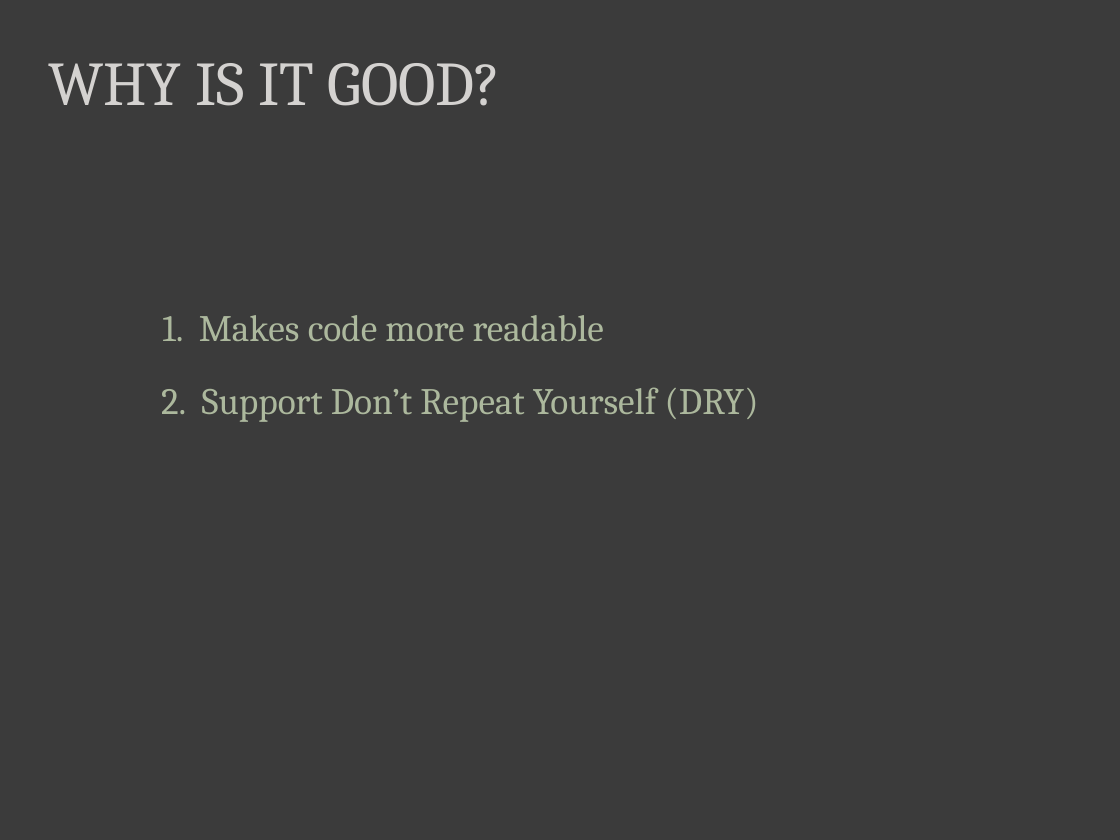
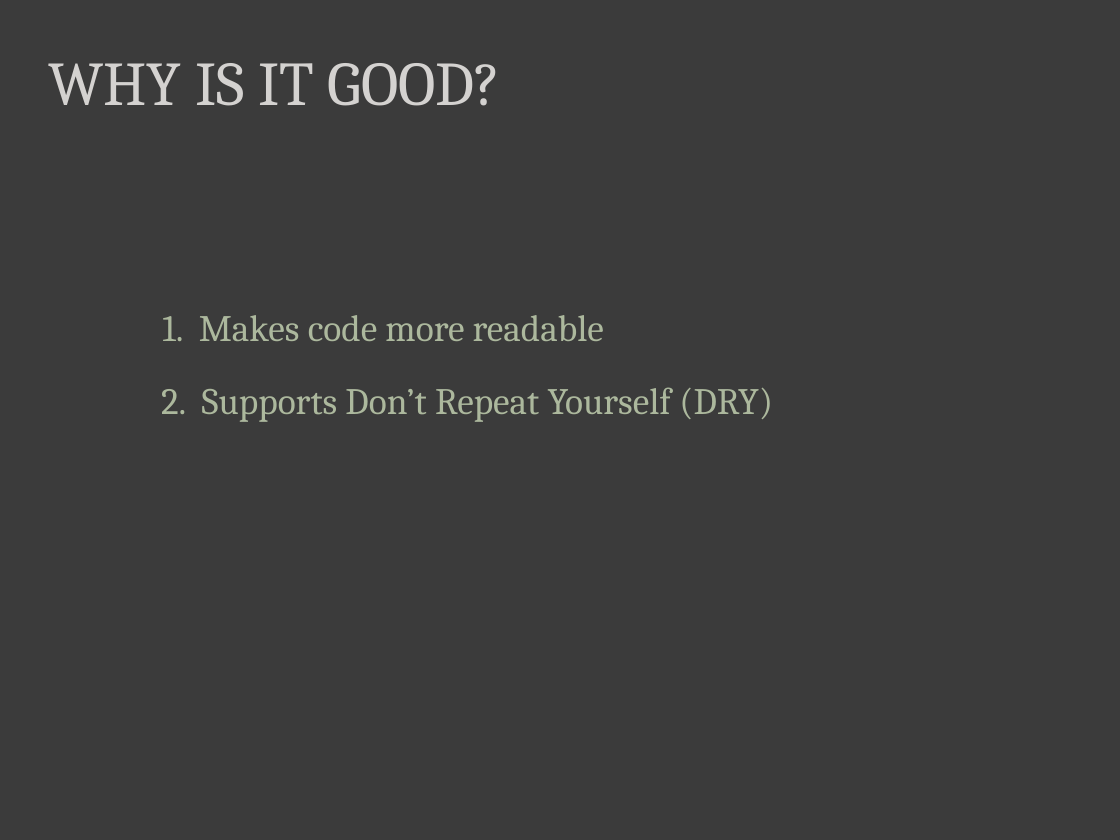
Before and after one commit to dmohl/FSharpPresentationExamples, a slide deck: slide 15 of 5 Best Practices for F# Development.pptx. Drawn at 1120x840 pixels with LibreOffice and Linux fonts; fonts in the diff are those of the drawing. Boxes give left, top, right and bottom in pixels: in the first picture for what was removed or moved away, otherwise in the second. Text is boxed around its words. In the diff, an @@ line names an element or a change of style, - is before the commit and + after.

```diff
--- a/5 Best Practices for F# Development.pptx
+++ b/5 Best Practices for F# Development.pptx
@@ text at <box>161,387,773,422</box>: text changed @@
-2. Support Don’t Repeat Yourself (DRY)
+2. Supports Don’t Repeat Yourself (DRY)
```
Also in this commit, not shown: 4 other slides changed, 12 other files.
